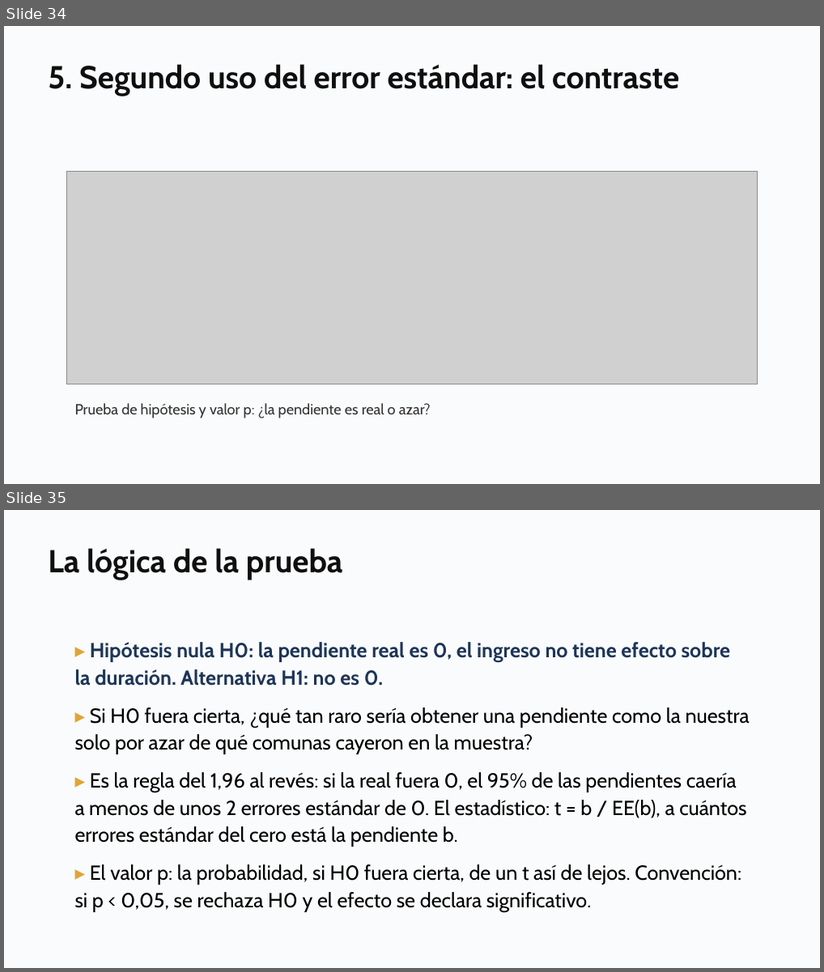
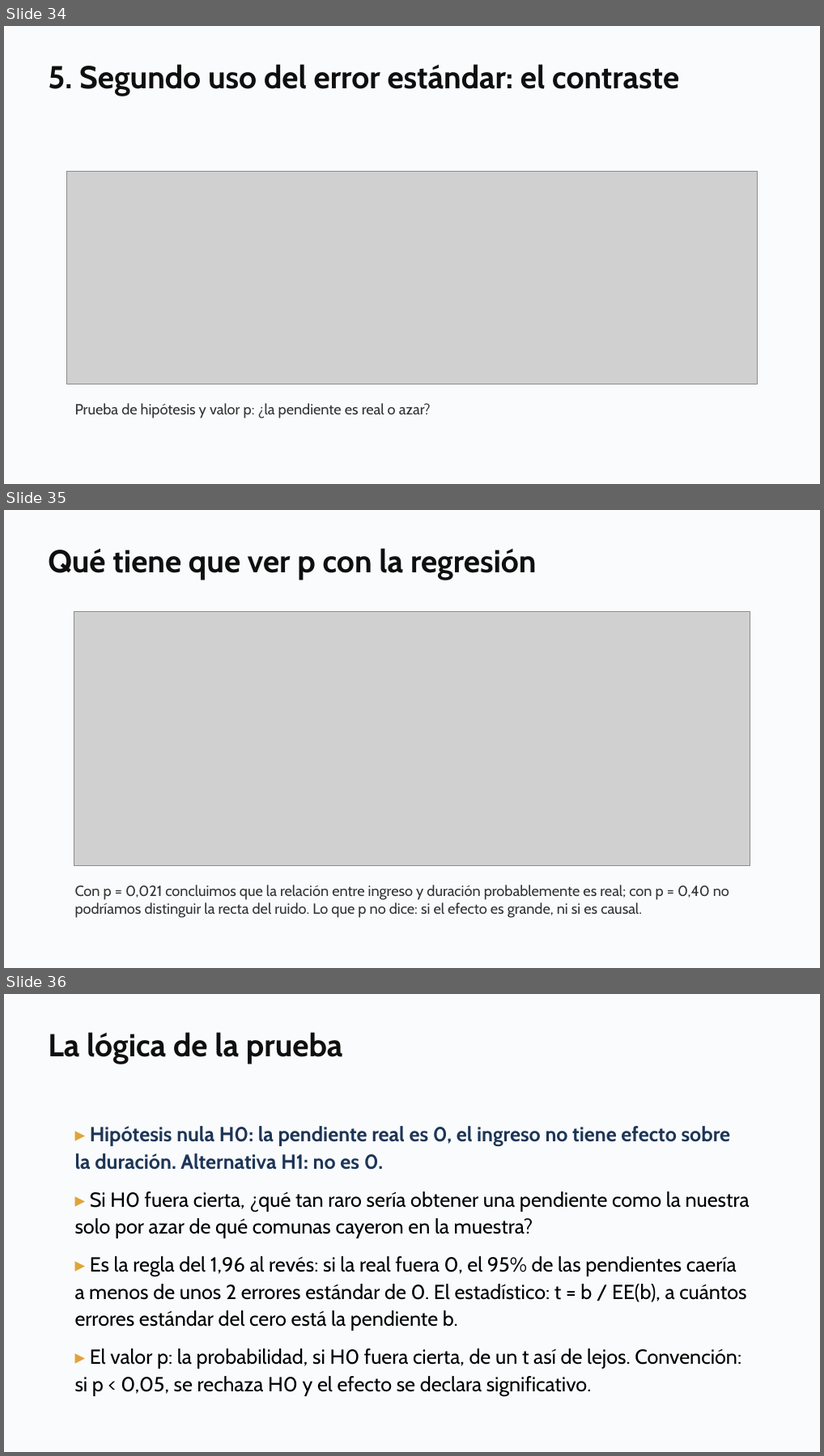
Before and after one commit to daniopitz/diplomado-cdd, a slide deck: presentaciones/clase05_probabilidad_inferencia.pptx. Shown one above the other, each under a label of ours: slides 34 and 35 before the commit, slides 34, 35 and 36 after it. The pictures are 824x972 and 824x1456 pixels, drawn with LibreOffice and Linux fonts; fonts in the diff are those of the drawing; grey boxes stand for pictures. Boxes give left, top, right and bottom in pixels: in the first picture for what was removed or moved away, otherwise in the second. Text is boxed around its words. In the diff, an @@ line names an element or a change of style, - is before the commit and + after.

```diff
--- a/presentaciones/clase05_probabilidad_inferencia.pptx
+++ b/presentaciones/clase05_probabilidad_inferencia.pptx
@@ slide 35 added at box(4, 510, 820, 968), background #FFFFFF @@
@@ rectangle added at box(4, 510, 820, 968), fill #FAFBFC @@
@@ text added at box(48, 548, 537, 580), 28 pt, text #0F0F0F, bold @@
+Qué tiene que ver p con la regresión
@@ picture added at box(74, 612, 750, 866) @@
@@ text added at box(75, 885, 730, 918), 13 pt, text #333333 @@
+Con p = 0,021 concluimos que la relación entre ingreso y duración probablemente es real; con p = 0,40 no podríamos distinguir la recta del ruido. Lo que p no dice: si el efecto es grande, ni si es causal.
@@ what was slide 35 is now slide 36 @@
```
Also in this commit, not shown: 3 other files.
